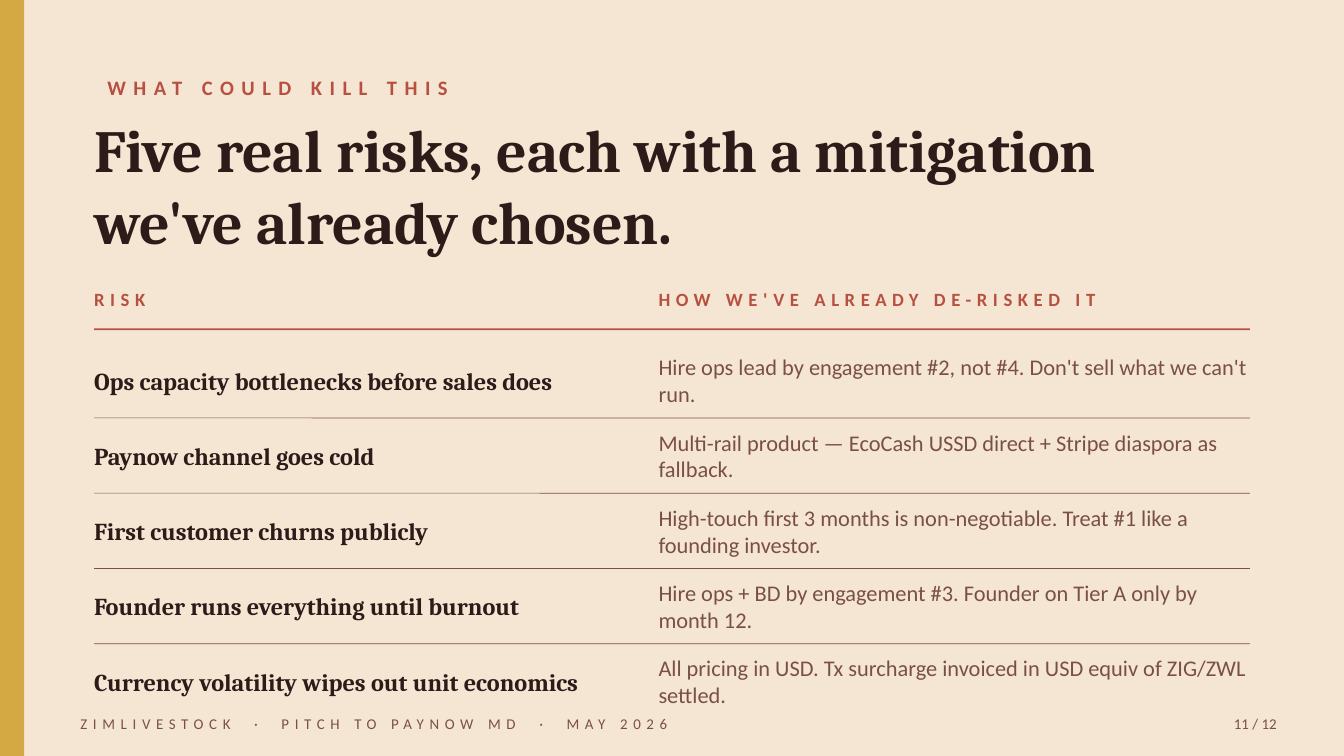
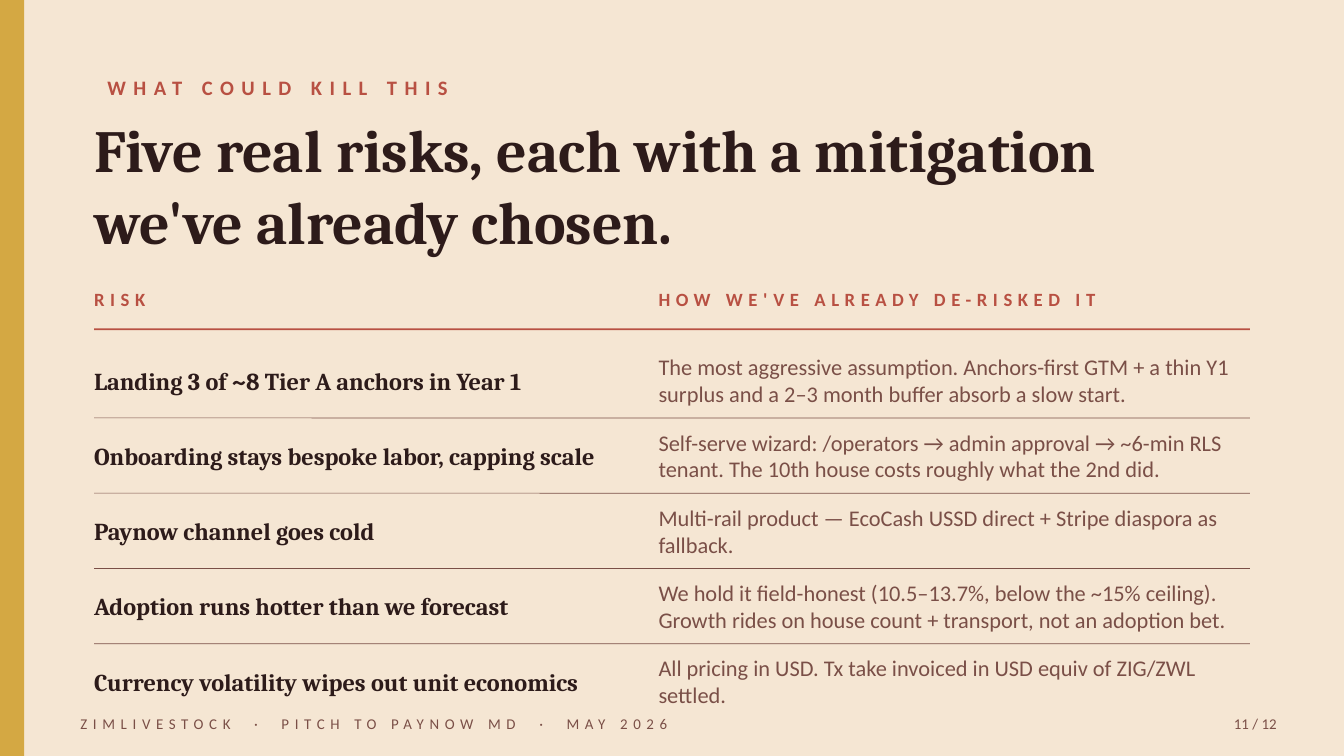
Before and after one commit to muudzo/livestockl, a slide deck: slide 11 of deliverables/business/zimlivestock-md-pitch.pptx. Drawn at 1344x756 pixels with LibreOffice and Linux fonts; fonts in the diff are those of the drawing. Boxes give left, top, right and bottom in pixels: in the first picture for what was removed or moved away, otherwise in the second. Text is boxed around its words. In the diff, an @@ line names an element or a change of style, - is before the commit and + after.

```diff
--- a/deliverables/business/zimlivestock-md-pitch.pptx
+++ b/deliverables/business/zimlivestock-md-pitch.pptx
@@ text at box(659, 359, 1228, 406): text changed @@
-Hire ops lead by engagement #2, not #4. Don't sell what we can't run.
+The most aggressive assumption. Anchors-first GTM + a thin Y1 surplus and a 2–3 month buffer absorb a slow start.
@@ text at box(94, 373, 521, 396): text changed @@
-Ops capacity bottlenecks before sales does
+Landing 3 of ~8 Tier A anchors in Year 1
@@ text added at box(94, 448, 594, 471), 13 pt, text #2D1B1A, bold @@
+Onboarding stays bespoke labor, capping scale
@@ text added at box(659, 435, 1222, 481), 12 pt, text #7A4F47 @@
+Self-serve wizard: /operators → admin approval → ~6-min RLS tenant. The 10th house costs roughly what the 2nd did.
@@ text "Paynow channel goes cold": place and size @@
-text "Paynow channel goes cold" at box(94, 448, 374, 471)
+text "Paynow channel goes cold" at box(94, 523, 374, 546)
@@ text "Multi-rail product — EcoCash USSD ...": place and size @@
-text "Multi-rail product — EcoCash USSD ..." at box(659, 435, 1217, 477)
+text "Multi-rail product — EcoCash USSD ..." at box(659, 510, 1217, 553)
@@ text removed at box(94, 523, 428, 546) @@
-First customer churns publicly
@@ text removed at box(659, 510, 1188, 557) @@
-High-touch first 3 months is non-negotiable. Treat #1 like a founding investor.
@@ text at box(94, 598, 508, 620): text changed @@
-Founder runs everything until burnout
+Adoption runs hotter than we forecast
@@ text at box(659, 585, 1225, 632): text changed @@
-Hire ops + BD by engagement #3. Founder on Tier A only by month 12.
+We hold it field-honest (10.5–13.7%, below the ~15% ceiling). Growth rides on house count + transport, not an adoption bet.
@@ text at box(659, 660, 1196, 703): text changed @@
-All pricing in USD. Tx surcharge invoiced in USD equiv of ZIG/ZWL settled.
+All pricing in USD. Tx take invoiced in USD equiv of ZIG/ZWL settled.
```
Also in this commit, not shown: 8 other slides changed, 1 slide added, 1 slide removed, 10 other files.
